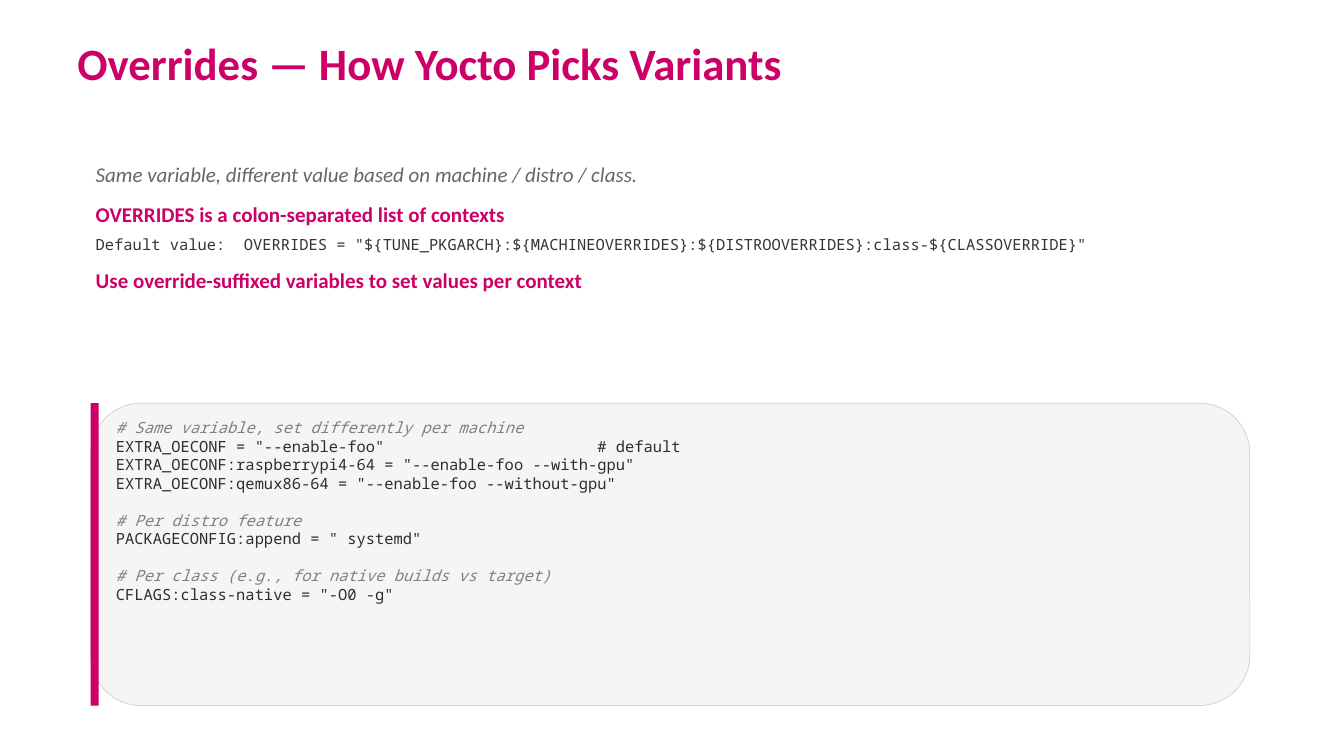
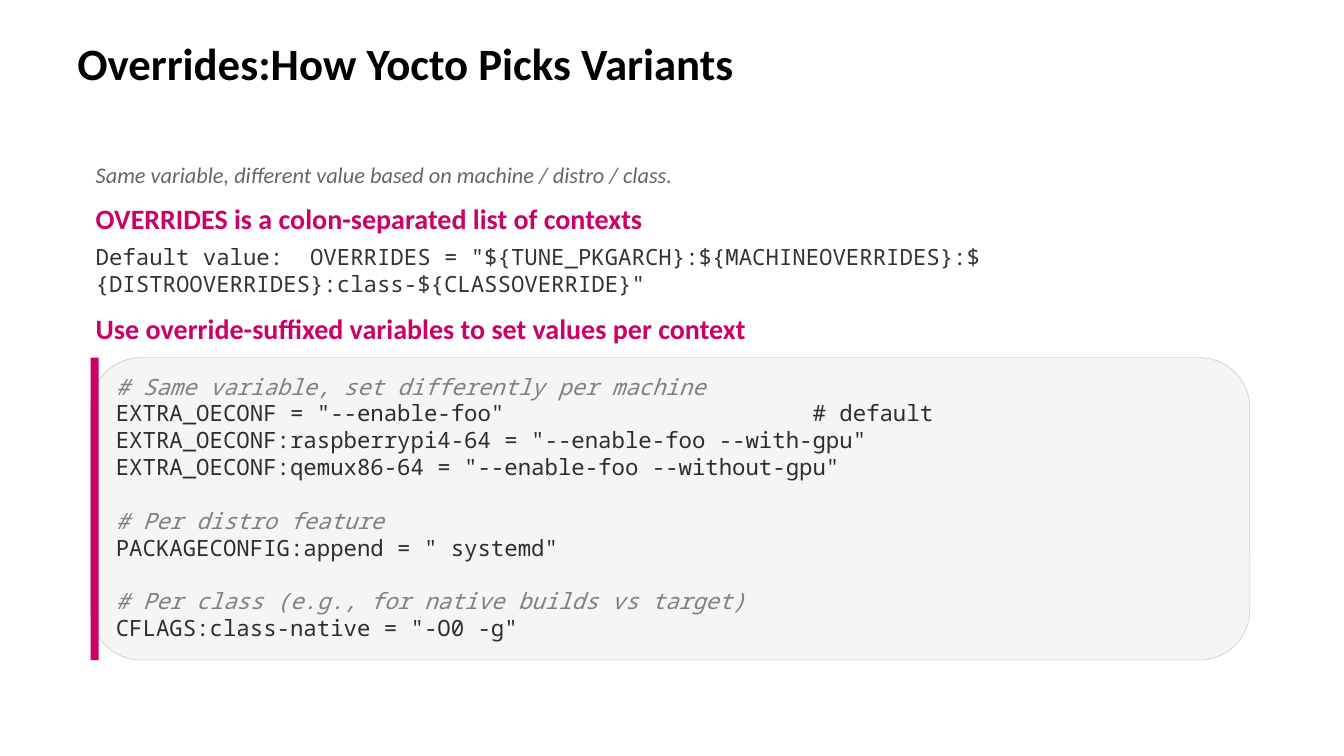
Before and after one commit to EmertxeInfoTech/Allegion-Training-Materials, a slide deck: slide 6 of yocto_training_all_session_decks/session_decks/D1S6_BitBake_Deep_Dive.pptx. Drawn at 1344x756 pixels with LibreOffice and Linux fonts; fonts in the diff are those of the drawing; background and template pictures are left out. Boxes give left, top, right and bottom in pixels: in the first picture for what was removed or moved away, otherwise in the second. Text is boxed around its words. In the diff, an @@ line names an element or a change of style, - is before the commit and + after.

```diff
--- a/yocto_training_all_session_decks/session_decks/D1S6_BitBake_Deep_Dive.pptx
+++ b/yocto_training_all_session_decks/session_decks/D1S6_BitBake_Deep_Dive.pptx
@@ title at bbox=[77, 48, 733, 81]: text changed; text colour #CC0066 to #000000 @@
-Overrides — How Yocto Picks Variants
+Overrides:How Yocto Picks Variants
@@ text "Same variable, different value based ..." at bbox=[96, 167, 672, 186]: size 15 to 16 pt @@
@@ text "OVERRIDES is a colon-separated list ..." at bbox=[96, 209, 980, 344]: size 15 to 20 pt in "OVERRIDES is a colon-separated list of contexts", "Use override-suffixed variables to set values per ..."; size 11 to 16 pt in "Default value: OVERRIDES = "${TUNE_PKGARCH}:${MACHINEOVERRID ..." @@
@@ 1 text, 1 rounded rectangle, 1 rectangle: place and size @@
-1 text, 1 rounded rectangle, 1 rectangle at bbox=[91, 403, 1250, 706]
+1 text, 1 rounded rectangle, 1 rectangle at bbox=[91, 358, 1250, 660]
@@ text "# Same variable, set differently ..." at bbox=[116, 378, 933, 642]: size 11 to 16 pt @@
```
Also in this commit, not shown: 7 other slides changed, 12 other files.
